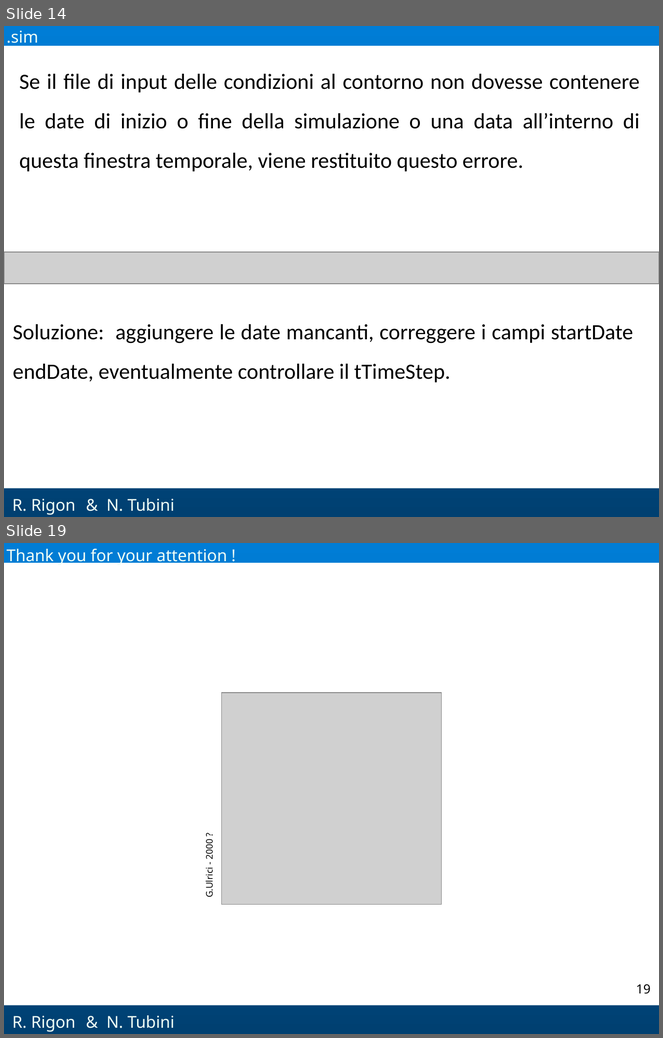
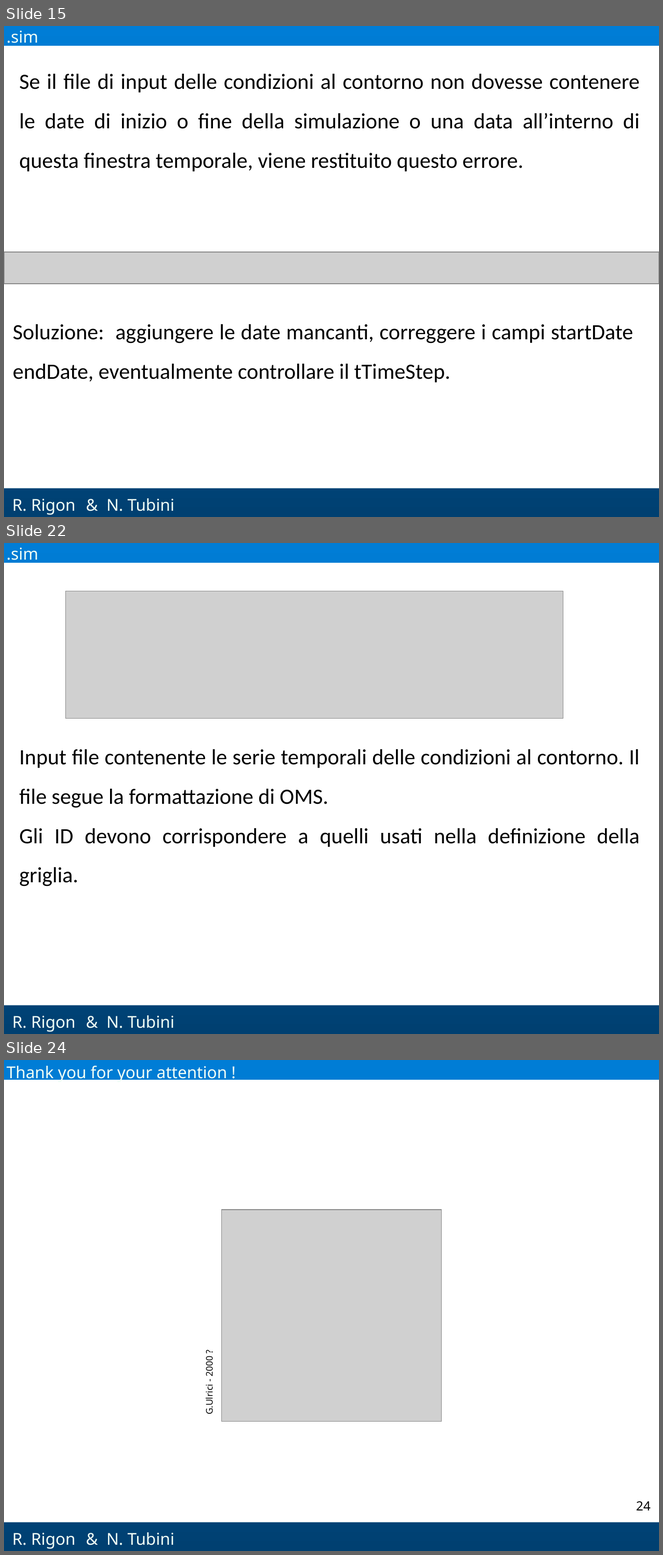
Before and after one commit to GEOframeOMSProjects/OMS_Project_Richards2D, a slide deck: docs/Richards2D.pptx. Shown one above the other, each under a label of ours: slides 14 and 19 before the commit, slides 15, 22 and 24 after it; the slides between them are not shown. The pictures are 663x1038 and 663x1555 pixels, drawn with LibreOffice and Linux fonts; fonts in the diff are those of the drawing; grey boxes stand for pictures; background and template pictures are left out. Boxes give left, top, right and bottom in pixels: in the first picture for what was removed or moved away, otherwise in the second. Text is boxed around its words. In the diff, an @@ line names an element or a change of style, - is before the commit and + after.

```diff
--- a/docs/Richards2D.pptx
+++ b/docs/Richards2D.pptx
@@ slide 22 added at [4,543,659,1034], background gradient #007DD6 to #004071; not listed: 2 template elements that a slide beside it also shows @@
@@ text added at [7,548,38,564], 18 pt, text #F1FEF6 @@
+.sim
@@ picture added at [65,591,563,719] @@
@@ text added at [19,749,640,887], 24 pt, text #000000 @@
+Input file contenente le serie temporali delle condizioni al contorno. Il file segue la formattazione di OMS.
+Gli ID devono corrispondere a quelli usati nella definizione della griglia.
@@ text added at [106,1016,175,1029], 18 pt, text #F1FEF6 @@
+& N. Tubini
@@ what was slide 14 is now slide 15 @@
@@ what was slide 19 is now slide 24 @@
@@ page number at [636,1501,651,1511]: text changed @@
-19
+24
```
Also in this commit, not shown: 5 slides changed, 6 other slides added, 2 slides removed, 2 other files.
